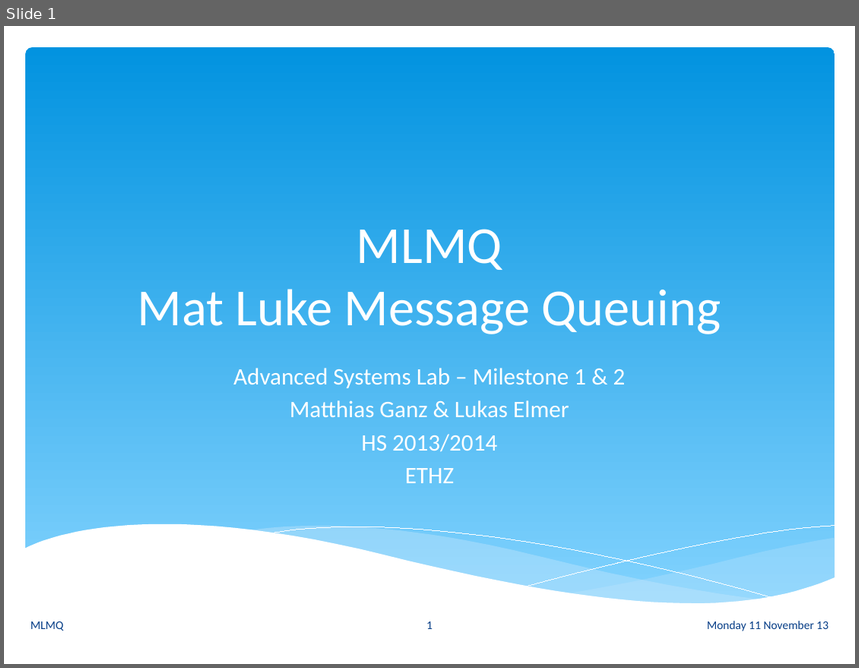
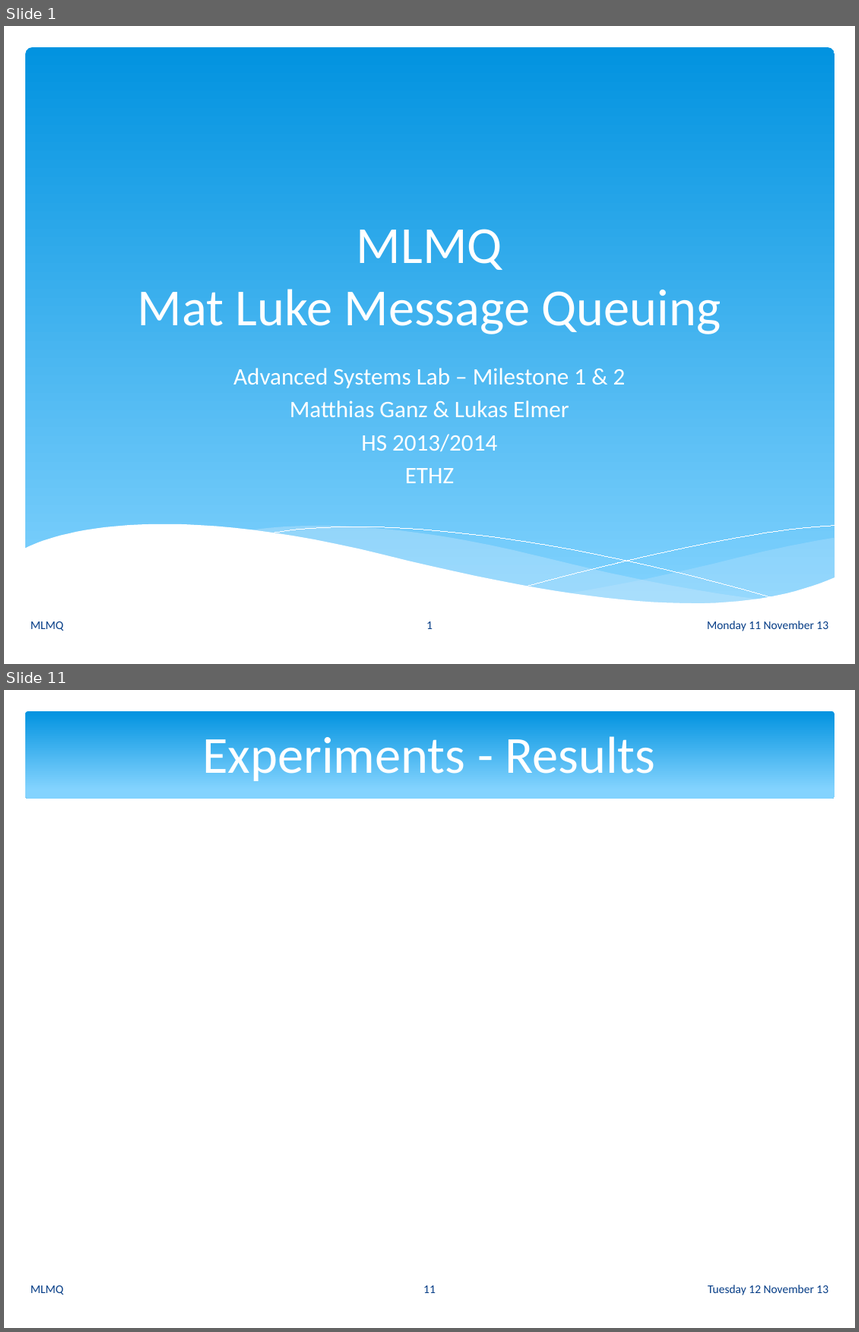
Before and after one commit to ganzm/AdvancedSystemsLab2013, a slide deck: doc/presentations/03 Milestone Presentation/mlmq.pptx. Shown one above the other, each under a label of ours: slide 1 before the commit, slides 1 and 11 after it; the slides between them are not shown. The pictures are 859x668 and 859x1332 pixels, drawn with LibreOffice and Linux fonts; fonts in the diff are those of the drawing. Boxes give left, top, right and bottom in pixels: in the first picture for what was removed or moved away, otherwise in the second. Text is boxed around its words. In the diff, an @@ line names an element or a change of style, - is before the commit and + after.

```diff
--- a/doc/presentations/03 Milestone Presentation/mlmq.pptx
+++ b/doc/presentations/03 Milestone Presentation/mlmq.pptx
@@ slide 11 added at <box>4,690,855,1328</box>, background #FFFFFF @@
@@ rounded rectangle added at <box>25,711,835,798</box>, fill gradient #0293E0 to #83D3FE @@
@@ title added at <box>202,730,655,781</box>, 44 pt, text #FFFFFF @@
+Experiments - Results
@@ text added at <box>31,1286,63,1295</box>, 10 pt, text #073E87 @@
+MLMQ
@@ page number added at <box>424,1286,436,1293</box>, 10 pt, text #073E87 @@
+11
@@ text added at <box>708,1285,829,1296</box>, 10 pt, text #073E87 @@
+Tuesday 12 November 13
```
Also in this commit, not shown: 2 slides changed, 10 other slides added.
